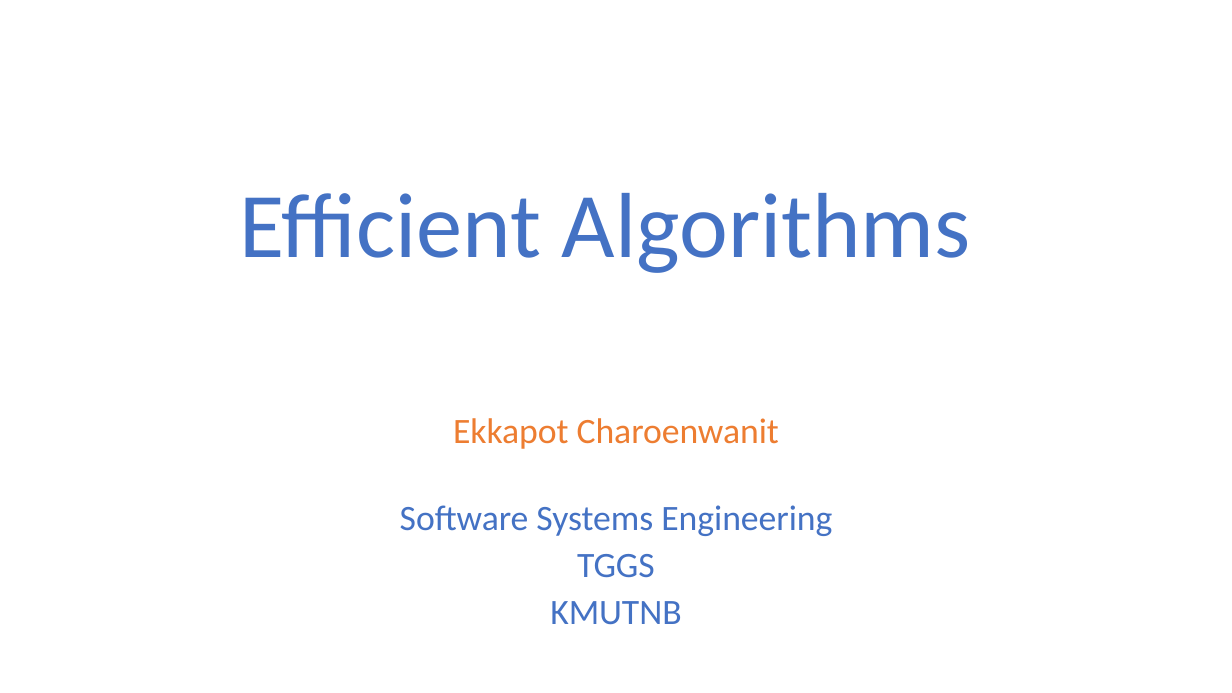
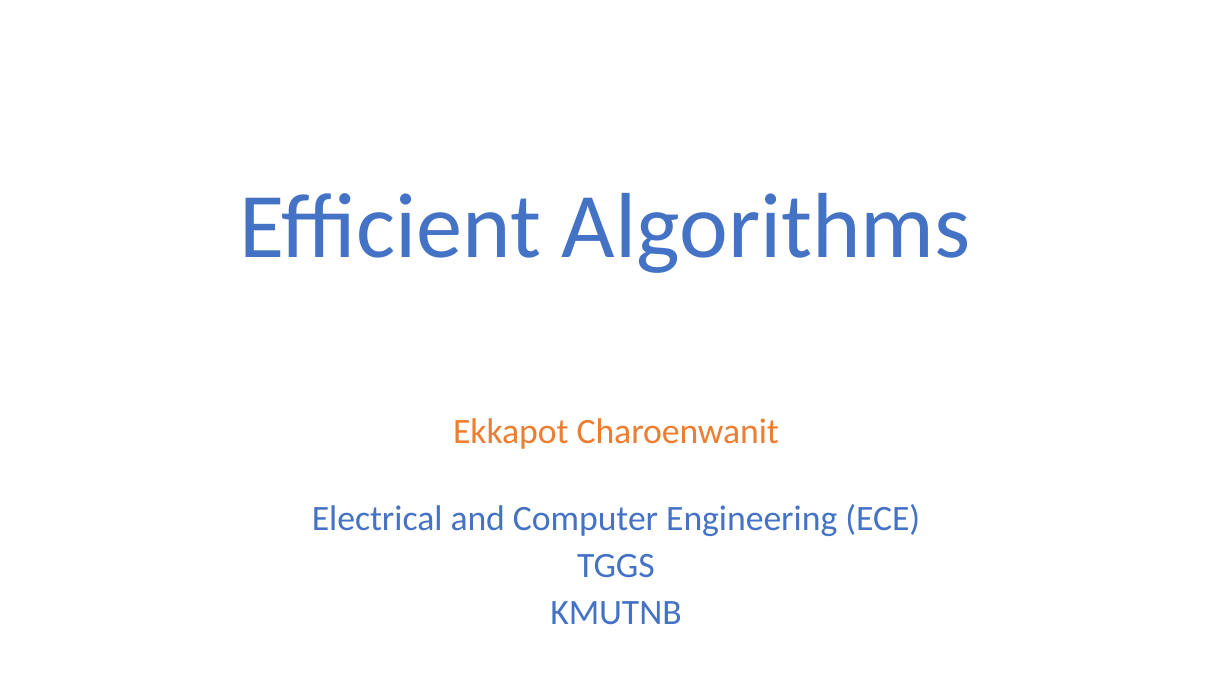
Before and after one commit to ekkapotc/EA2021, a slide deck: slide 1 of Slides/Lecture 1.pptx. Drawn at 1232x693 pixels with LibreOffice and Linux fonts; fonts in the diff are those of the drawing. Boxes give left, top, right and bottom in pixels: in the first picture for what was removed or moved away, otherwise in the second. Text is boxed around its words. In the diff, an @@ line names an element or a change of style, - is before the commit and + after.

Commit message:
updated slides

```diff
--- a/Slides/Lecture 1.pptx
+++ b/Slides/Lecture 1.pptx
@@ subtitle at (312,504,920,536): text changed @@
-Software Systems Engineering
+Electrical and Computer Engineering (ECE)
```
Also in this commit, not shown: 1 other slide changed, 1 other file.
